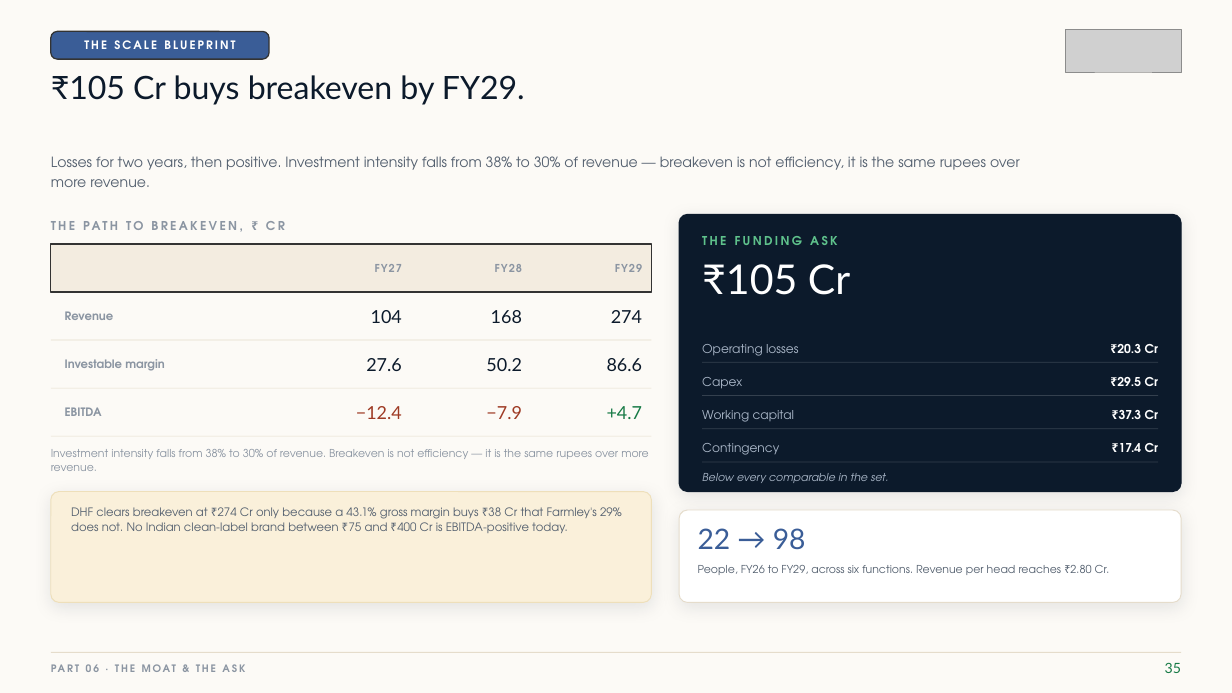
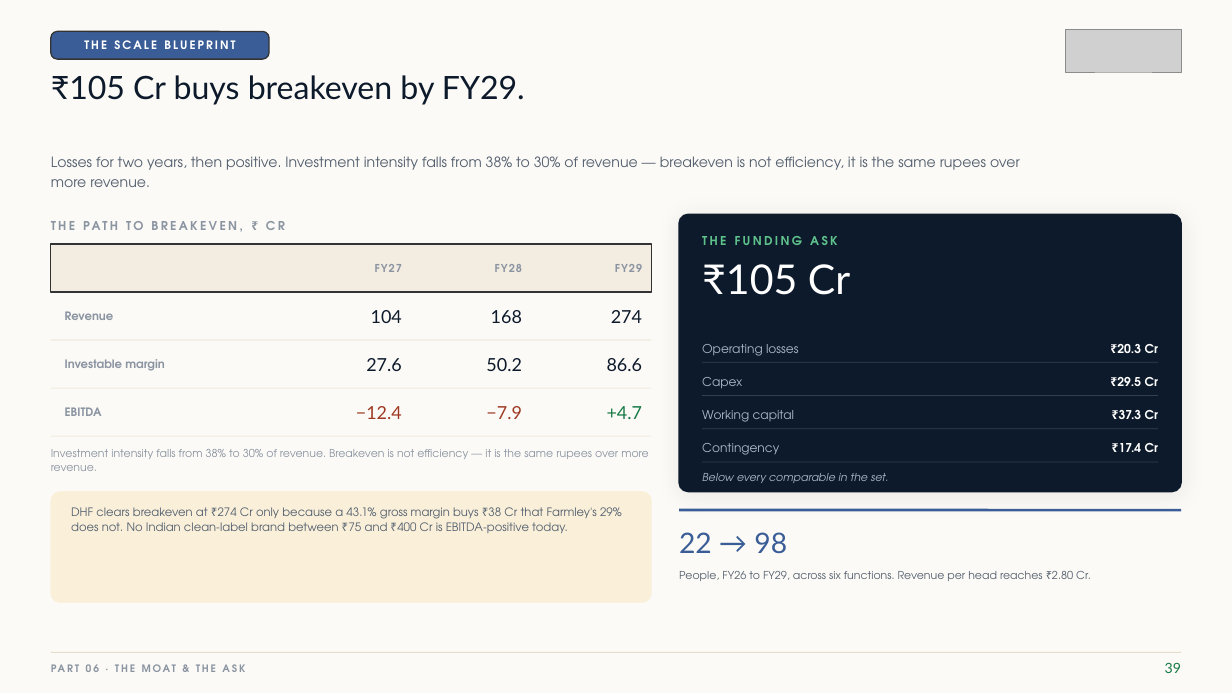
Before and after one commit to tirtham-spec/hopper-tessarakt, a slide deck: slide 40 of DHF-Honest-Farms-Deck.pptx (slide 36 before the commit). Drawn at 1232x693 pixels with LibreOffice and Linux fonts; fonts in the diff are those of the drawing; grey boxes stand for pictures. Boxes give left, top, right and bottom in pixels: in the first picture for what was removed or moved away, otherwise in the second. Text is boxed around its words. In the diff, an @@ line names an element or a change of style, - is before the commit and + after.

```diff
--- a/DHF-Honest-Farms-Deck.pptx
+++ b/DHF-Honest-Farms-Deck.pptx
@@ rounded rectangle at bbox=[51, 492, 652, 603]: outline #EEDFBA 0.75 pt to #FAF0DA 0.5 pt; shadow off; proportions changed @@
@@ text "22 → 98": place and size @@
-text "22 → 98" at bbox=[698, 528, 806, 549]
+text "22 → 98" at bbox=[679, 532, 787, 553]
@@ rounded rectangle removed at bbox=[679, 510, 1181, 603] @@
@@ line added from (679, 510) to (1181, 510), #3A5D97 2 pt @@
@@ text "People, FY26 to FY29, across ...": place and size @@
-text "People, FY26 to FY29, across ..." at bbox=[698, 565, 1110, 575]
+text "People, FY26 to FY29, across ..." at bbox=[679, 571, 1091, 581]
@@ text "People, FY26 to FY29, across ..." at bbox=[679, 571, 1091, 581]: line spacing 1.1 to 1.14 @@
@@ text at bbox=[1165, 663, 1181, 673]: text changed @@
-35
+39
```
Also in this commit, not shown: 29 other slides changed, 4 slides added, 3 other files.
